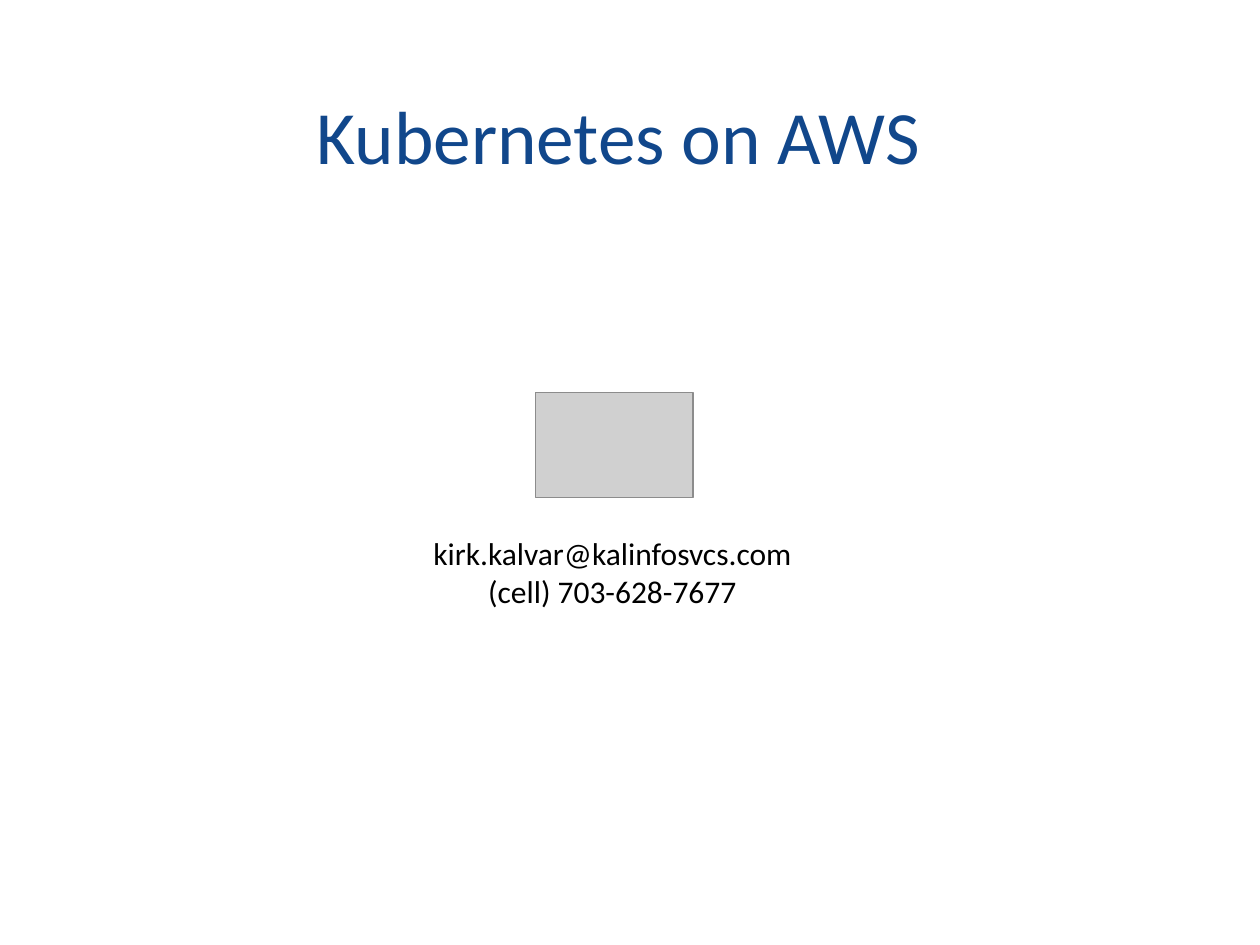
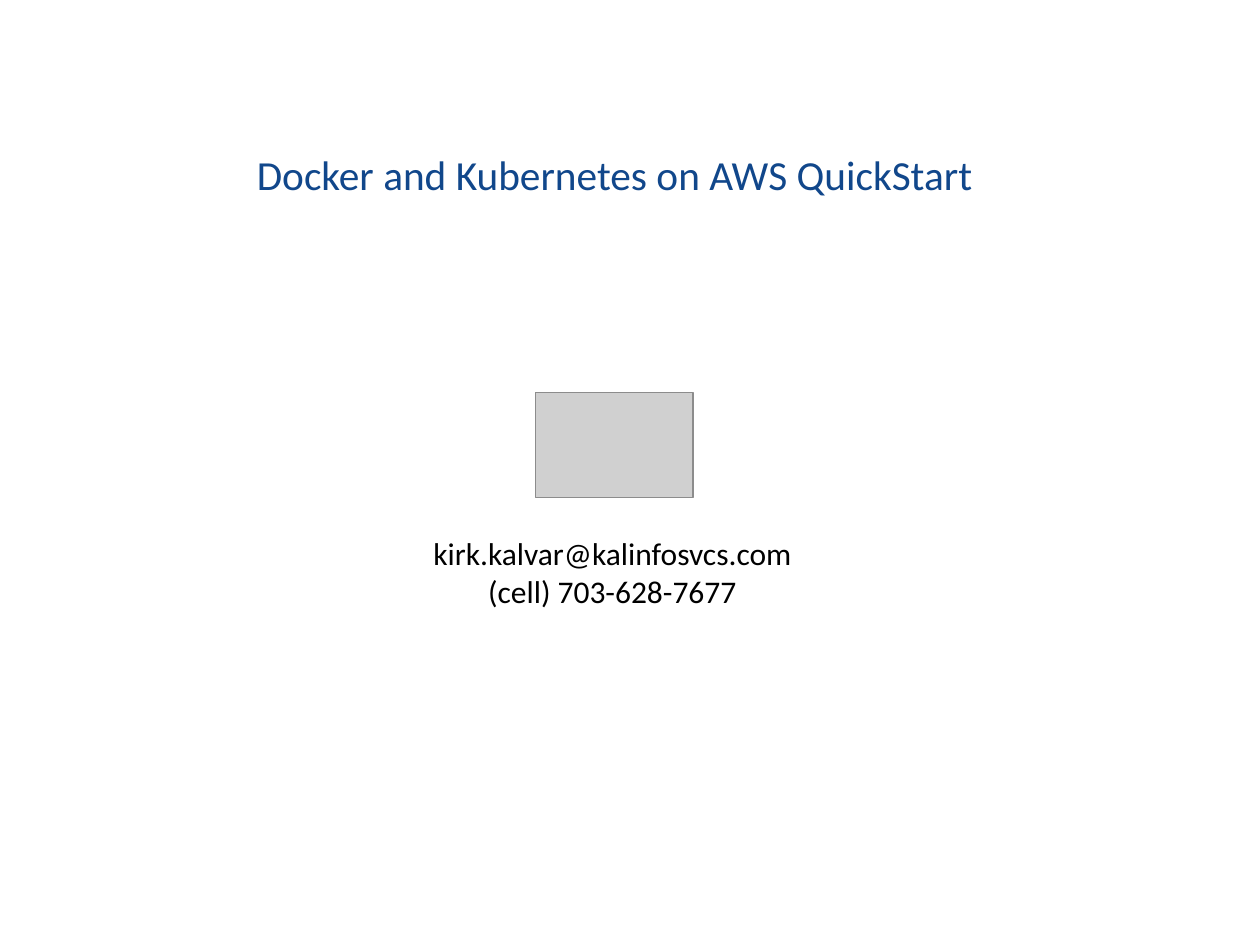
Before and after one commit to kskalvar/kubernetes-aws, a slide deck: slide 1 of docs/Kubernetes-on-AWS-Presentation.pptx. Drawn at 1260x945 pixels with LibreOffice and Linux fonts; fonts in the diff are those of the drawing; grey boxes stand for pictures. Boxes give left, top, right and bottom in pixels: in the first picture for what was removed or moved away, otherwise in the second. Text is boxed around its words. In the diff, an @@ line names an element or a change of style, - is before the commit and + after.

```diff
--- a/docs/Kubernetes-on-AWS-Presentation.pptx
+++ b/docs/Kubernetes-on-AWS-Presentation.pptx
@@ text at (257,161,973,196): text changed; size 43 to 23.6 pt @@
-Kubernetes on AWS
+Docker and Kubernetes on AWS QuickStart
```
Also in this commit, not shown: 1 other slide changed.
